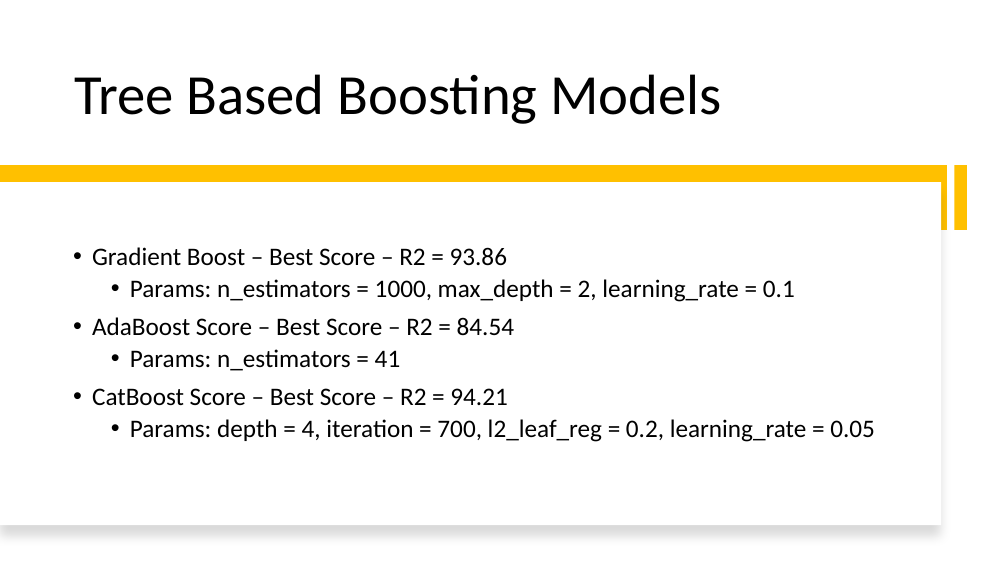
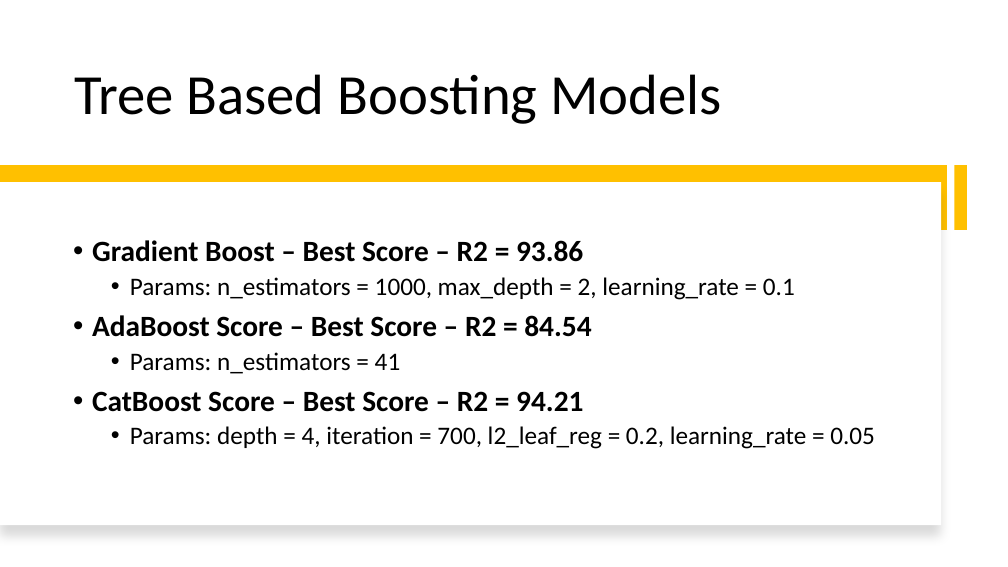
Before and after one commit to djhang99/housing_prices, a slide deck: slide 16 of Draft_Presentation.pptx. Drawn at 1008x567 pixels with LibreOffice and Linux fonts; fonts in the diff are those of the drawing. Boxes give left, top, right and bottom in pixels: in the first picture for what was removed or moved away, otherwise in the second. Text is boxed around its words. In the diff, an @@ line names an element or a change of style, - is before the commit and + after.

```diff
--- a/Draft_Presentation.pptx
+++ b/Draft_Presentation.pptx
@@ text at <box>92,240,591,412</box>: size 24 to 28 pt, bold on in "Gradient Boost – Best Score – R2 ...", "AdaBoost Score – Best Score – R2 ...", "CatBoost Score – Best Score – R2 ..." @@
```
Also in this commit, not shown: 5 other slides changed, 5 other files.
